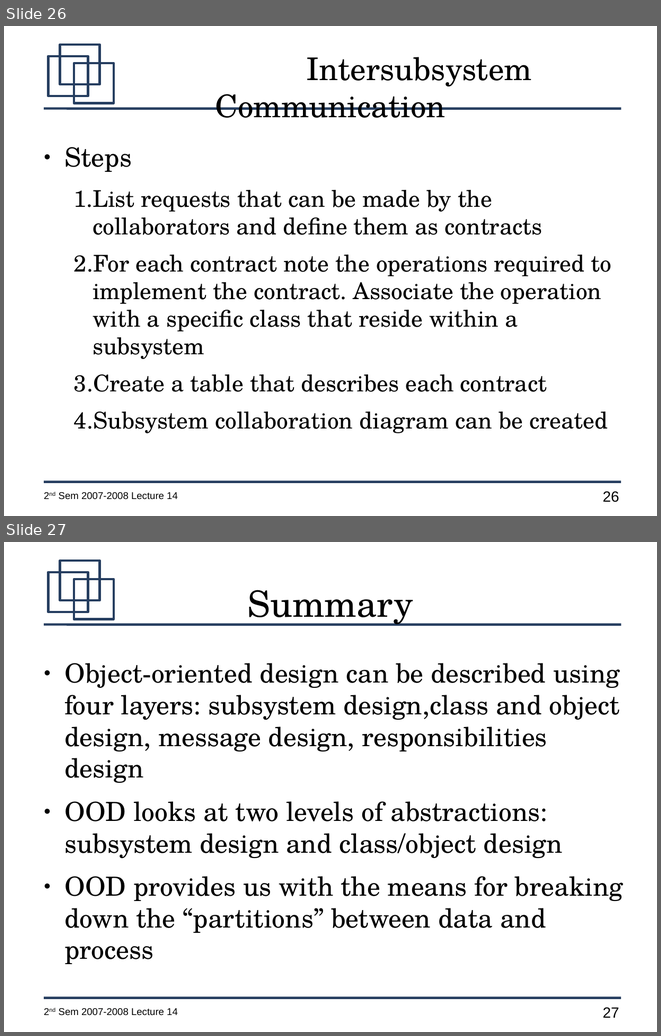
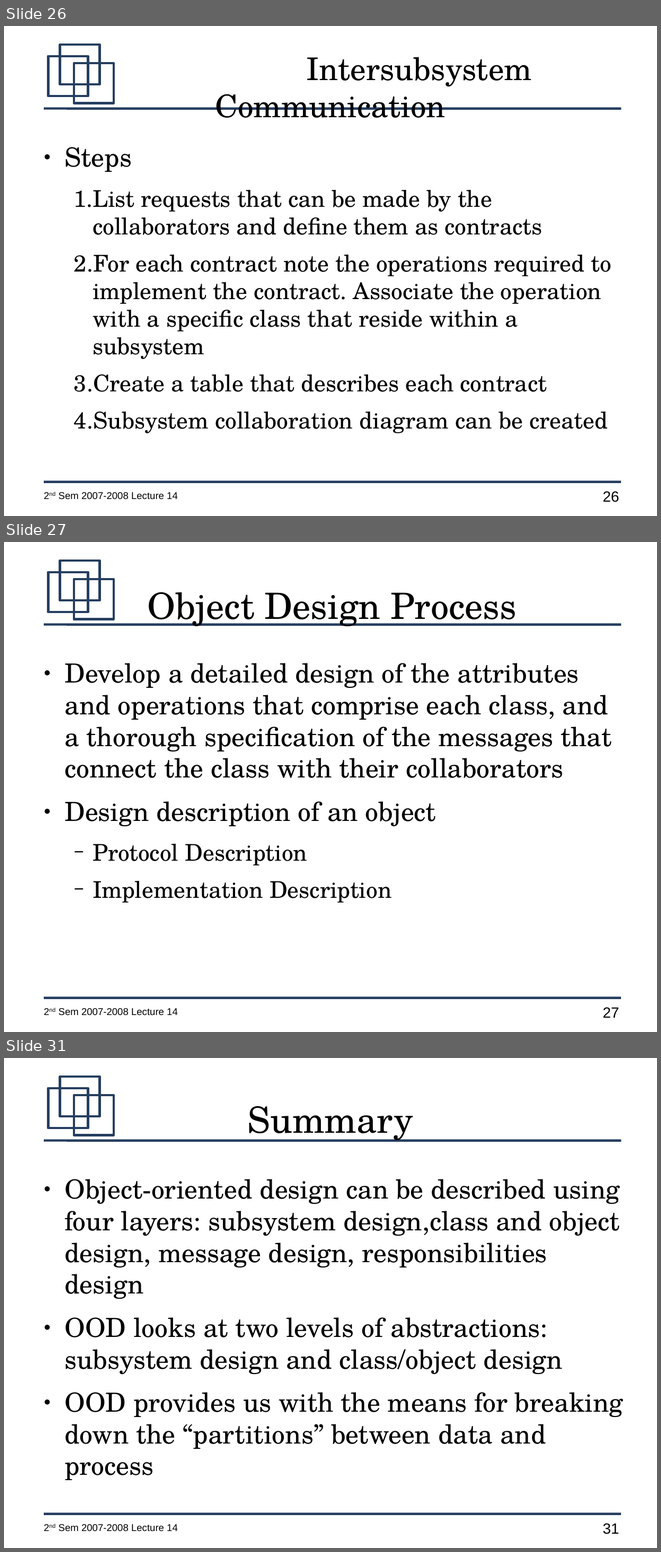
Before and after one commit to jachermocilla/jach-homepage, a slide deck: CMSC128-2nd-Sem-2007-L14.odp. Shown one above the other, each under a label of ours: slides 26 and 27 before the commit, slides 26, 27 and 31 after it; the slides between them are not shown. The pictures are 661x1036 and 661x1552 pixels, drawn with LibreOffice and Linux fonts; fonts in the diff are those of the drawing. Boxes give left, top, right and bottom in pixels: in the first picture for what was removed or moved away, otherwise in the second. Text is boxed around its words. In the diff, an @@ line names an element or a change of style, - is before the commit and + after.

```diff
--- a/CMSC128-2nd-Sem-2007-L14.odp
+++ b/CMSC128-2nd-Sem-2007-L14.odp
@@ slide 27 added at [4,542,657,1032], background #FFFFFF; not listed: 7 template elements that a slide beside it also shows @@
@@ title added at [147,592,517,626], 44 pt, text #000000 @@
+Object Design Process
@@ text added at [64,663,611,902], 32 pt, text #000000 @@
+● Develop a detailed design of the attributes and operations that comprise each class, and a thorough specification of the messages that connect the class with their collaborators
+● Design description of an object
+  − Protocol Description
+  − Implementation Description
@@ what was slide 27 is now slide 31 @@
@@ page number at [603,1523,619,1534]: text changed @@
-27
+31
```
Also in this commit, not shown: 3 other slides added.
